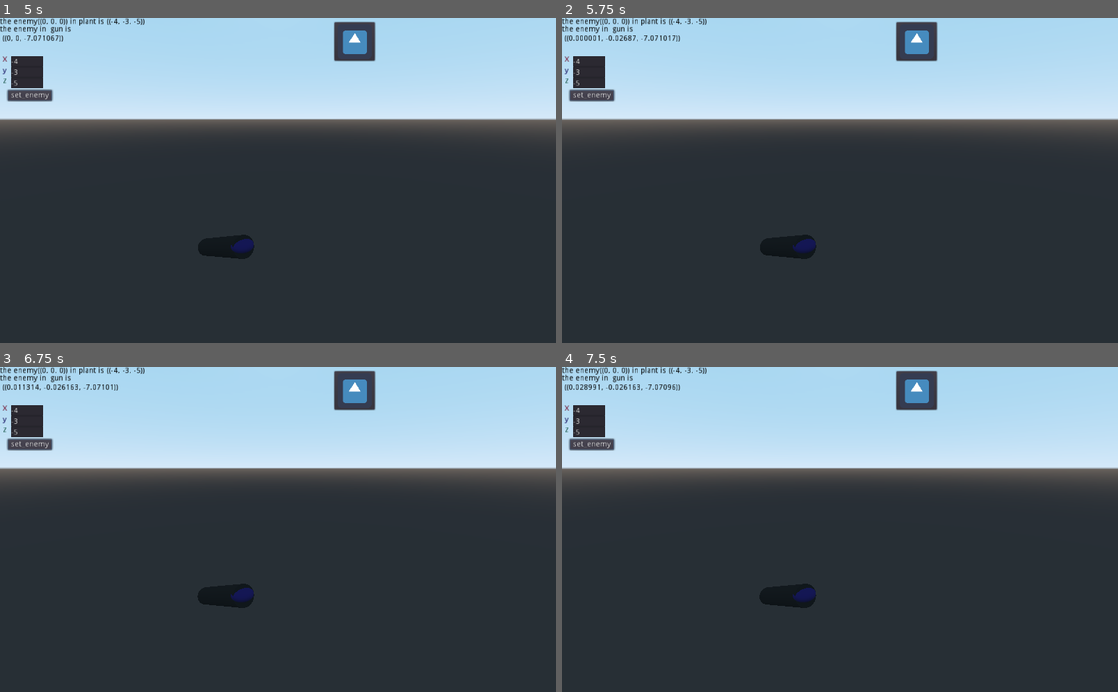
Above: before the commit, frames 1-4 (two rows, left to right).
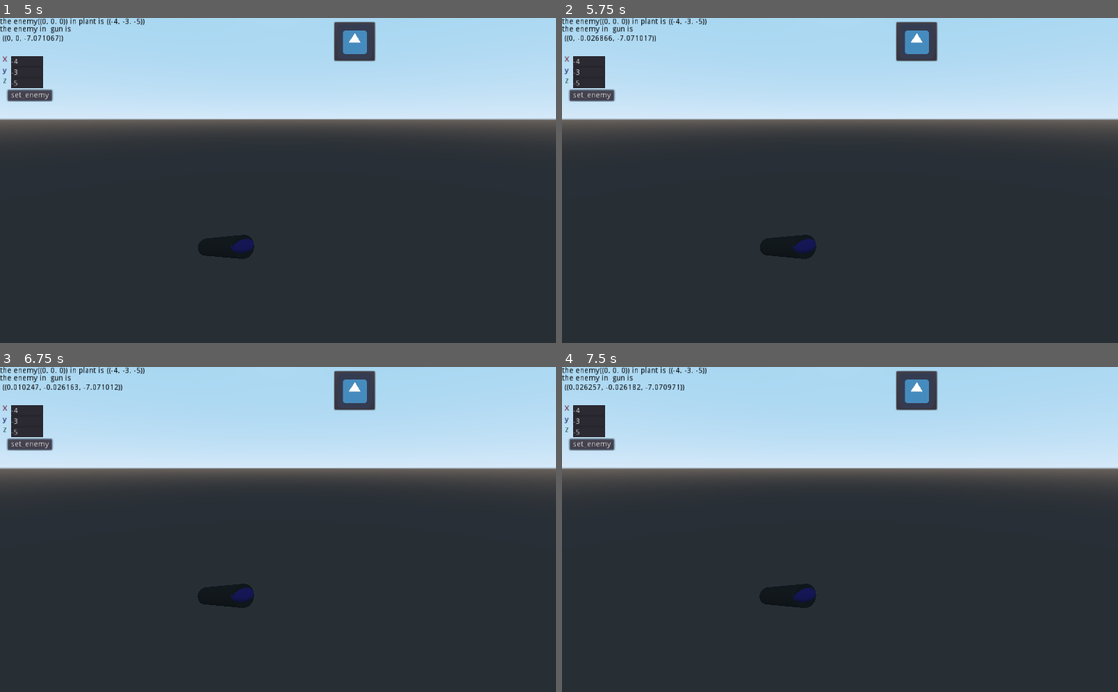
Above: after the commit, the same moments.

Repository: Butterfly-Dreaming/adamversion
Game: Godot game, scene res://battlefield/zhanchang.tscn
Two runs of this game, one before a commit and one after it. Both use one fixed random seed, a clock stepped at 60 frames per second and the inputs below. The engine's default icon, where the game draws it, is replaced by a stand-in: a white triangle on a blue panel in a dark square.
Inputs (mouse positions are in pixels of both pictures, inside the frame that each line leads up to):
- Up to frame 1 (5 s): click (355, 40) at 0.5 s; click "set_enemy" at 1.25 s; click (355, 40) at 2 s; click "set_enemy" at 2.75 s; click (355, 40) at 3.5 s; click "set_enemy" at 4.25 s
- Up to frame 2 (5.75 s): tap Enter at 5 s; hold W (pitch) from 5.03 s (still down); tap S (pitch_dowm) at 5.3 s
- Up to frame 3 (6.75 s): release W (pitch) at 5.78 s; tap S (pitch_dowm) at 5.85 s; tap A (yaw) at 6.05 s; tap Space at 6.5 s; hold A (yaw) from 6.53 s (still down)
- Up to frame 4 (7.5 s): tap D (yaw_d) at 6.8, 7.35 s; release A (yaw) at 7.28 s

Frame 1 is identical in both runs. In frame 2, 0.2% of the frame differs, in the area x 2-22%, y 5-8%; in frame 3, less than 0.1%; in frame 4, less than 0.1%.

Commit message:
完善readme.md

Diff:
--- a/battlefield/awd.gd
+++ b/battlefield/awd.gd
@@ -31,10 +31,11 @@
 	if Input.is_action_pressed("move_b"):
 		translation.y -= 0.05
 func _on_Button_button_down():
-	var PnP_point =to_local(enemy)
+	var PnP_point =to_local(enemy)#
 	var PNP_TO = plant.Return_xyz(enemy)
 
 	#得到云台坐标系的点
+	#从枪坐标转为云台坐标
 	var pitch = atan(PnP_point.x/PnP_point.z)
 	var yaw = atan(PnP_point.y*cos(pitch)/PnP_point.z)
 	print(PNP_TO)
--- a/sentry/ddd.gd
+++ b/sentry/ddd.gd
@@ -2,3 +2,12 @@
 class_name mynode
 func Return_xyz(xyz):
 	return to_local(xyz)
+func _physics_process(delta):
+	if Input.is_action_pressed("yaw"):
+		rotation.y += 0.0001
+	if Input.is_action_pressed("yaw_d"):
+		rotation.y -= 0.0001
+	if Input.is_action_pressed("pitch"):
+		rotation.x += 0.0001
+	if Input.is_action_pressed("pitch_dowm"):
+		rotation.x -= 0.0001
--- a/sentry/gun.gd
+++ b/sentry/gun.gd
@@ -9,12 +9,3 @@
 
 	return to_local(xyz)
 #手动控制代码
-func _physics_process(delta):
-	if Input.is_action_pressed("yaw"):
-		rotation.y += 0.0001
-	if Input.is_action_pressed("yaw_d"):
-		rotation.y -= 0.0001
-	if Input.is_action_pressed("pitch"):
-		rotation.x += 0.0001
-	if Input.is_action_pressed("pitch_dowm"):
-		rotation.x -= 0.0001
Not shown, changed: readme.md
